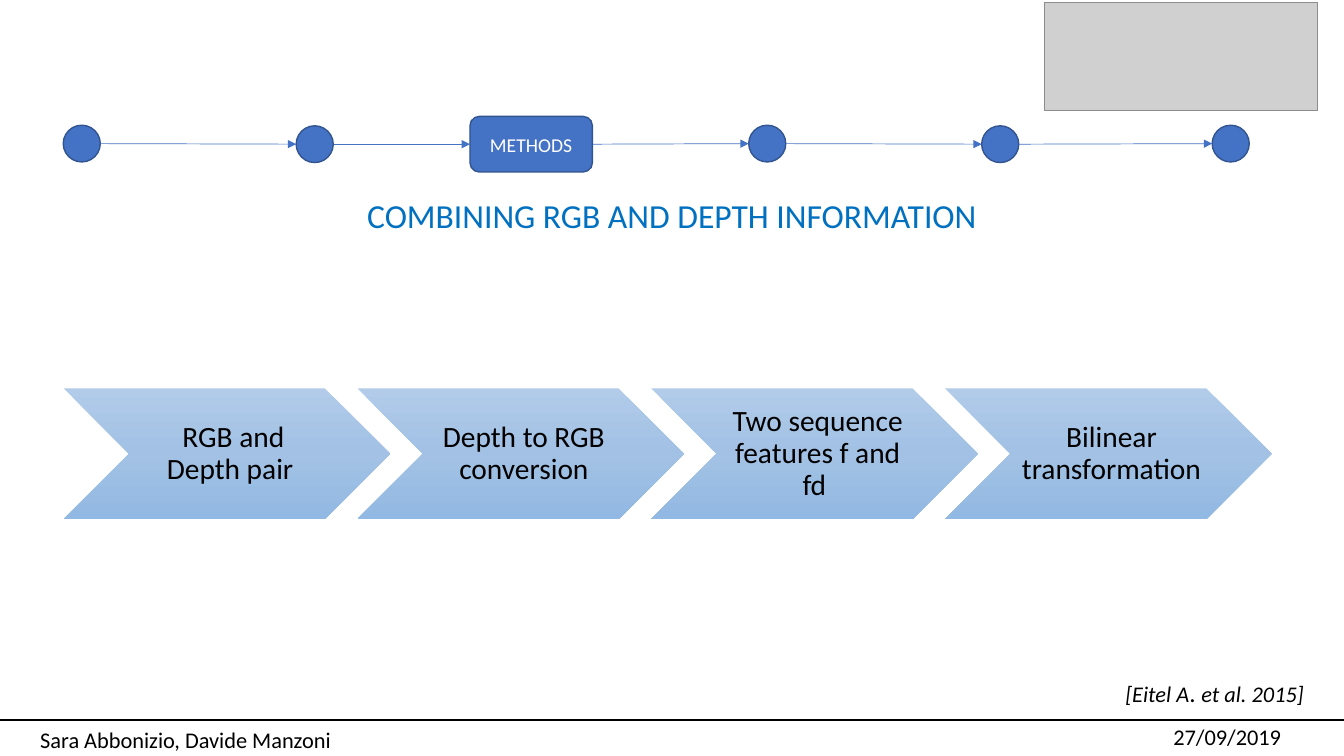
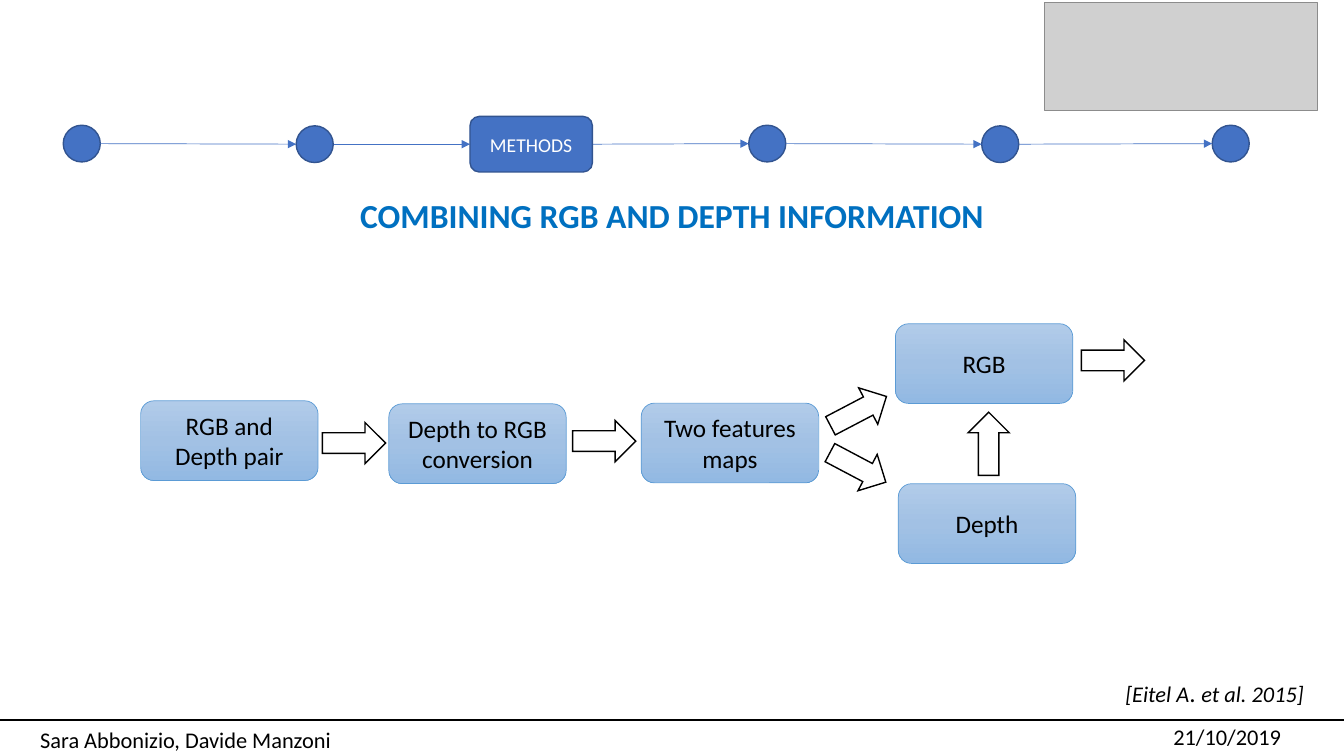
Before and after one commit to univpmCV2019/ReIdentification, a slide deck: slide 10 of Presentazione.pptx. Drawn at 1344x756 pixels with LibreOffice and Linux fonts; fonts in the diff are those of the drawing; grey boxes stand for pictures. Boxes give left, top, right and bottom in pixels: in the first picture for what was removed or moved away, otherwise in the second. Text is boxed around its words. In the diff, an @@ line names an element or a change of style, - is before the commit and + after.

```diff
--- a/Presentazione.pptx
+++ b/Presentazione.pptx
@@ text "COMBINING RGB AND DEPTH INFORMATION" at (360,206,983,229): bold on @@
@@ rounded rectangle added at (895,324,1073,403), fill gradient #B1CBE9 to #A3C1E5 to #93B9E4, outline #5B9BD5 0.5 pt, 18 pt, text #000000 @@
+RGB
@@ right arrow added at (1082,340,1145,381), fill #FFFFFF, outline #000000 1 pt @@
@@ right arrow added at (821,378,896,444), fill #FFFFFF, outline #000000 1 pt @@
@@ rounded rectangle "RGB and Depth pair": place and size @@
-rounded rectangle "RGB and Depth pair" at (167,426,293,484)
+rounded rectangle "RGB and Depth pair" at (141,401,319,481)
@@ rounded rectangle "RGB and Depth pair" at (141,401,319,481): size 21 to 18 pt; text colour #010000 to #000000 in "and Depth pair"; line spacing 0.9 to 1; less space between paragraphs; fill none to gradient #B1CBE9 to #A3C1E5 to #93B9E4; outline none to #5B9BD5 0.5 pt @@
@@ rounded rectangle "Depth to RGB conversion": place and size @@
-rounded rectangle "Depth to RGB conversion" at (443,426,604,480)
+rounded rectangle "Depth to RGB conversion" at (389,404,567,484)
@@ rounded rectangle "Depth to RGB conversion" at (389,404,567,484): size 21 to 18 pt; line spacing 0.9 to 1; less space between paragraphs; fill none to gradient #B1CBE9 to #A3C1E5 to #93B9E4; outline none to #5B9BD5 0.5 pt @@
@@ rounded rectangle added at (641,403,819,483), fill gradient #B1CBE9 to #A3C1E5 to #93B9E4, outline #5B9BD5 0.5 pt, 18 pt, text #000000 @@
+Two features maps
@@ right arrow added at (969,412,1010,476), fill #FFFFFF, outline #000000 1 pt @@
@@ right arrow added at (323,422,386,464), fill #FFFFFF, outline #000000 1 pt @@
@@ right arrow added at (573,420,636,462), fill #FFFFFF, outline #000000 1 pt @@
@@ right arrow added at (821,434,896,500), fill #FFFFFF, outline #000000 1 pt @@
@@ group removed at (64,388,1272,519): 4 chevrons, 2 texts @@
-Two sequence features f and fd
-Bilinear transformation
@@ rounded rectangle added at (898,484,1076,564), fill gradient #B1CBE9 to #A3C1E5 to #93B9E4, outline #5B9BD5 0.5 pt, 18 pt, text #000000 @@
+Depth
@@ text at (1173,729,1281,746): text changed @@
-27/09/2019
+21/10/2019
```
Also in this commit, not shown: 14 other slides changed, 1 slide added, 1 other file.
